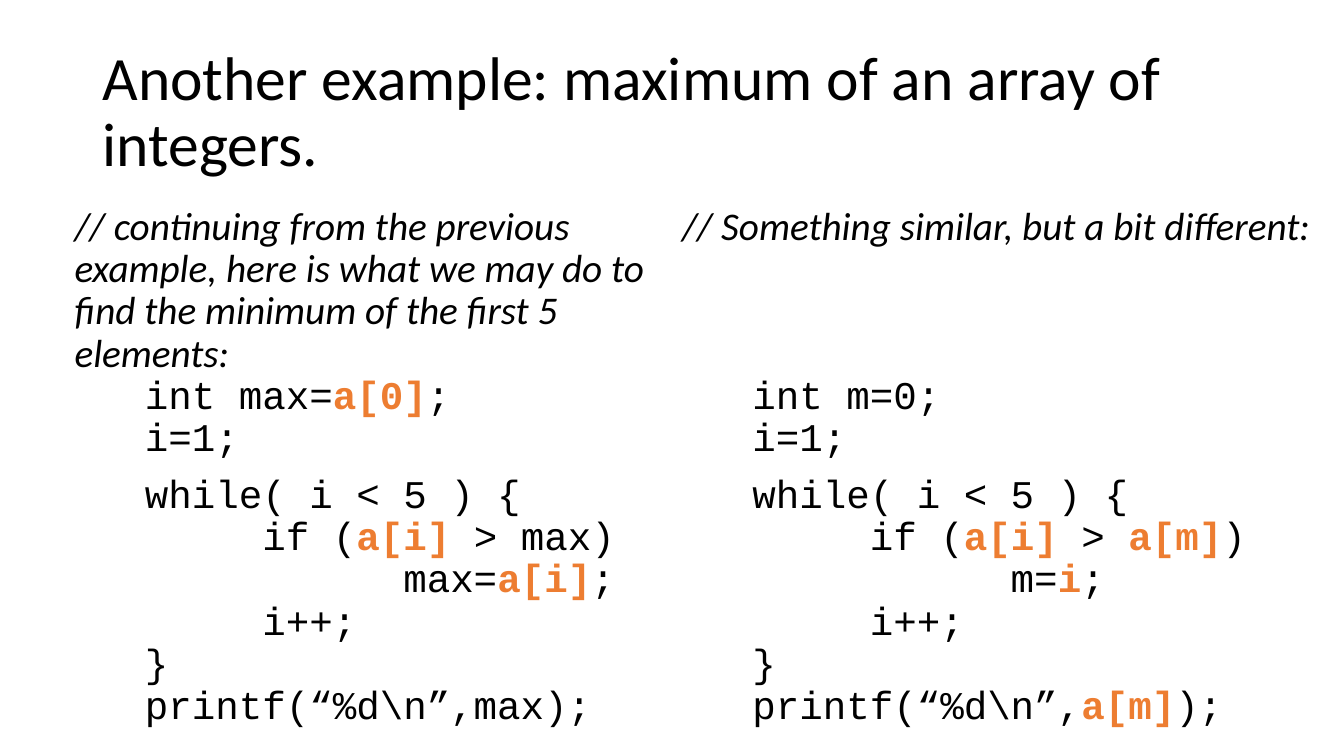
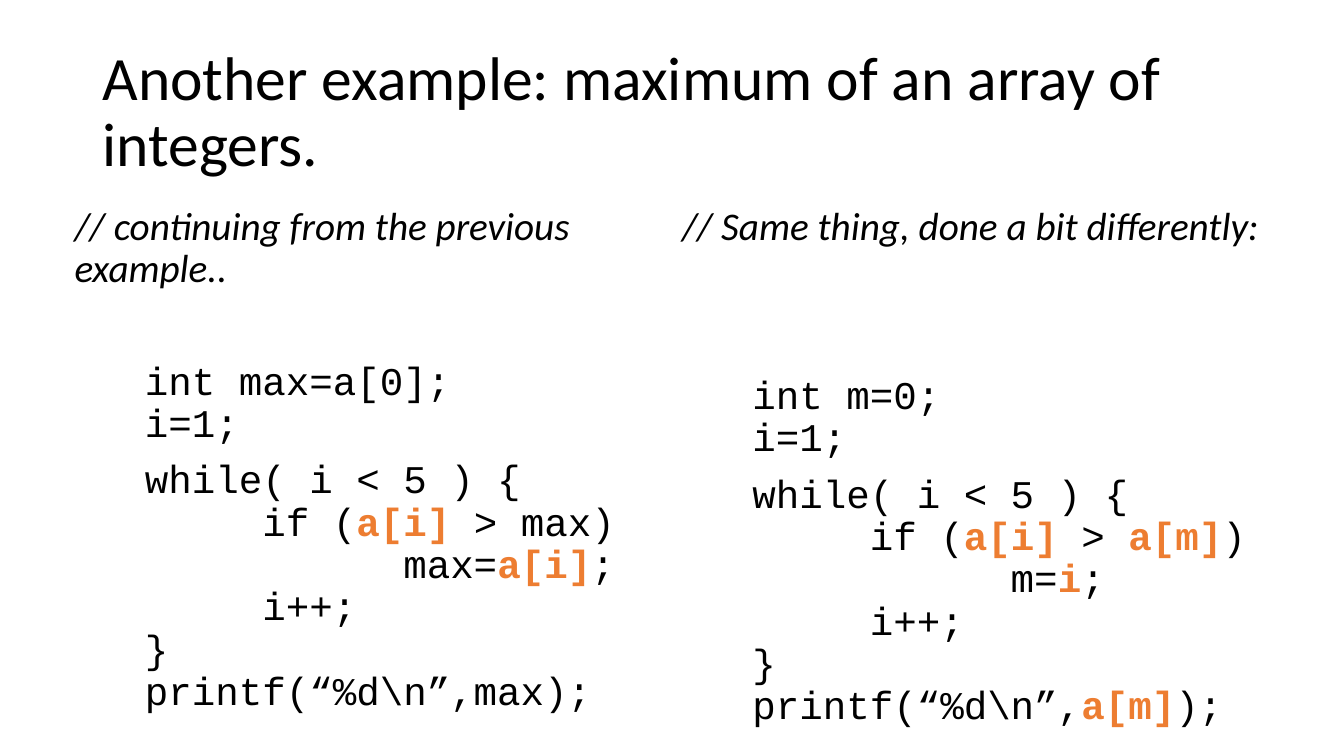
Before and after one commit to rbadrinath/FCP, a slide deck: slide 4 of slides/07-Arrays-char-ASCII-strings-fns.pptx. Drawn at 1344x756 pixels with LibreOffice and Linux fonts; fonts in the diff are those of the drawing. Boxes give left, top, right and bottom in pixels: in the first picture for what was removed or moved away, otherwise in the second. Text is boxed around its words. In the diff, an @@ line names an element or a change of style, - is before the commit and + after.

```diff
--- a/slides/07-Arrays-char-ASCII-strings-fns.pptx
+++ b/slides/07-Arrays-char-ASCII-strings-fns.pptx
@@ text at <box>75,212,570,444</box>: text changed @@
-// continuing from the previous example, here is what we may do to find the minimum of the first 5 elements:
-int max=a[0];
-i=1;
+// continuing from the previous example..
+int max=a[0];
+i=1;
@@ text at <box>721,212,1259,458</box>: text changed @@
-// Something similar, but a bit different:
-int m=0;
-i=1;
+// Same thing, done a bit differently:
+int m=0;
+i=1;
```
Also in this commit, not shown: 2 other slides changed, 1 other file.
